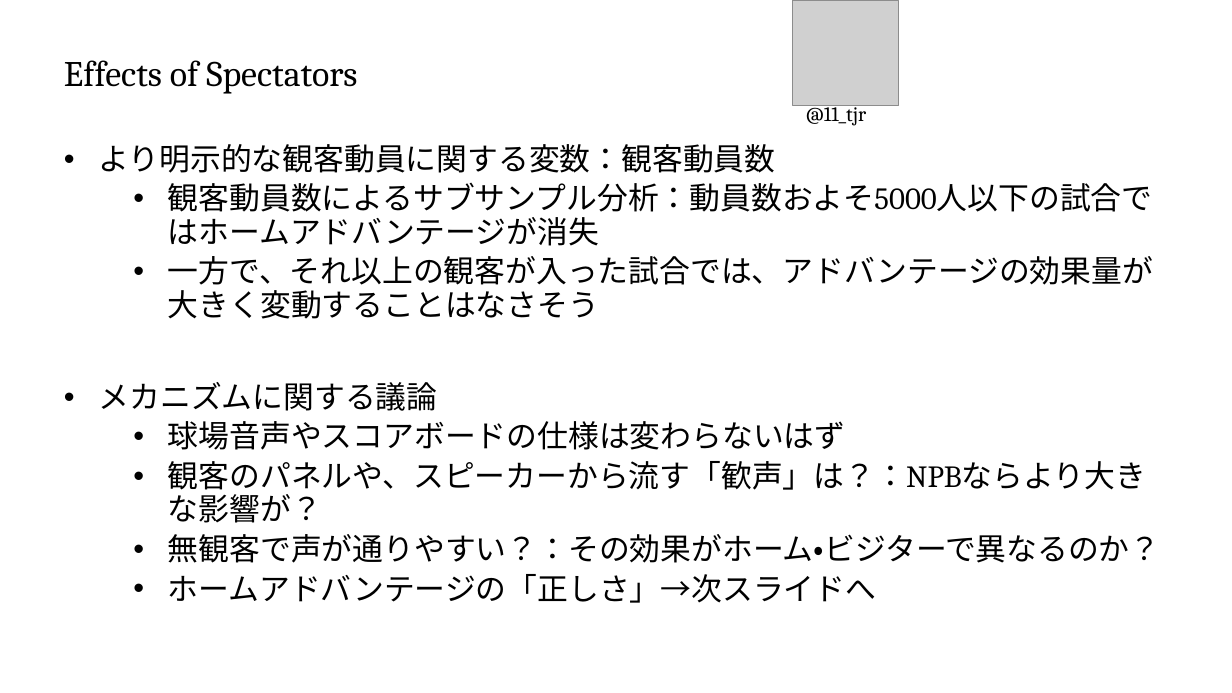
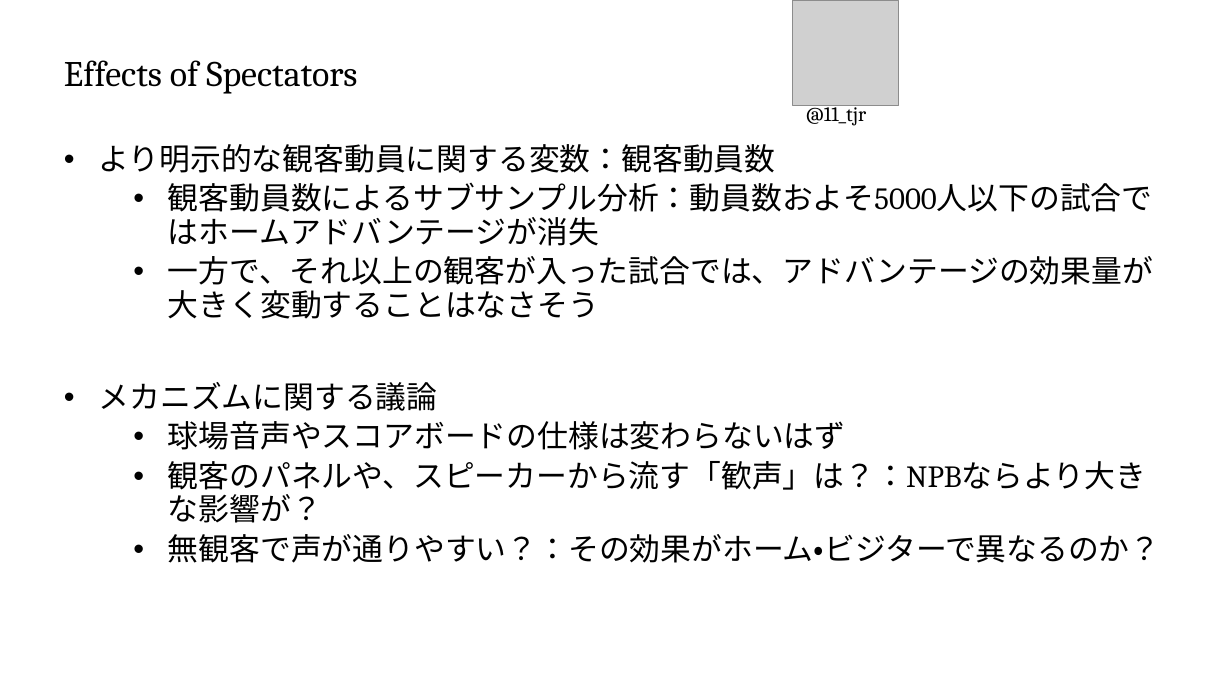
Before and after one commit to T-Reio/ballgame_analysis, a slide deck: slide 10 of slides/spoana13.pptx. Drawn at 1232x693 pixels with LibreOffice and Linux fonts; fonts in the diff are those of the drawing; grey boxes stand for pictures; background and template pictures are left out. Boxes give left, top, right and bottom in pixels: in the first picture for what was removed or moved away, otherwise in the second. Text is boxed around its words. In the diff, an @@ line names an element or a change of style, - is before the commit and + after.

```diff
--- a/slides/spoana13.pptx
+++ b/slides/spoana13.pptx
@@ text at <box>168,574,876,603</box>: paragraph removed @@
-  • ホームアドバンテージの「正しさ」→次スライドへ
```
Also in this commit, not shown: 7 other slides changed, 1 other file.
